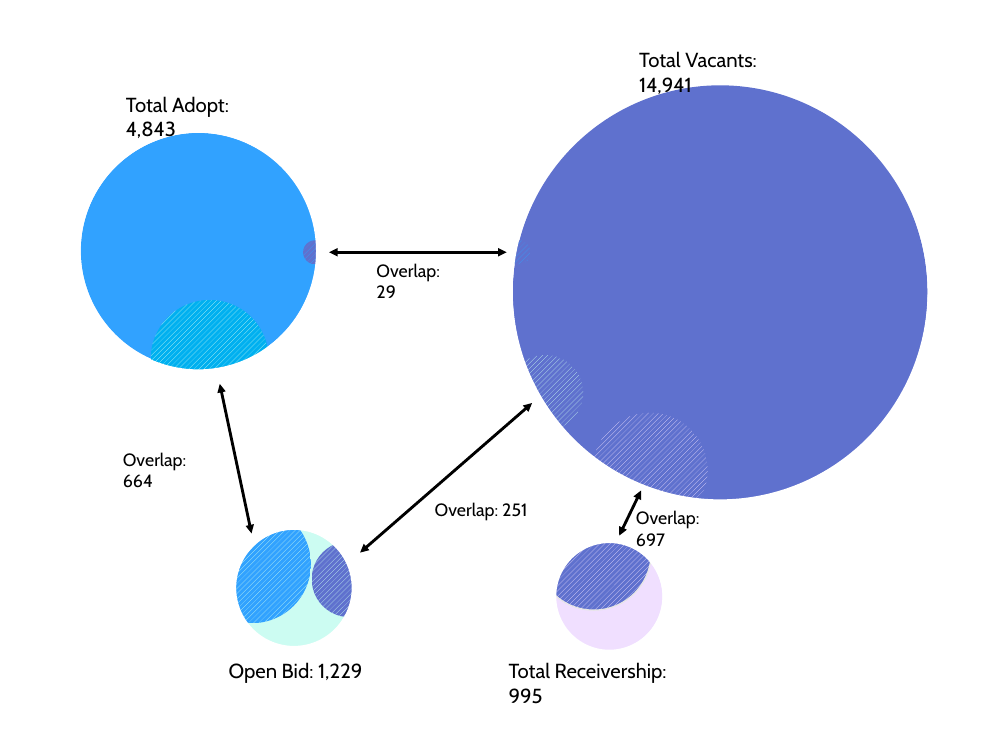
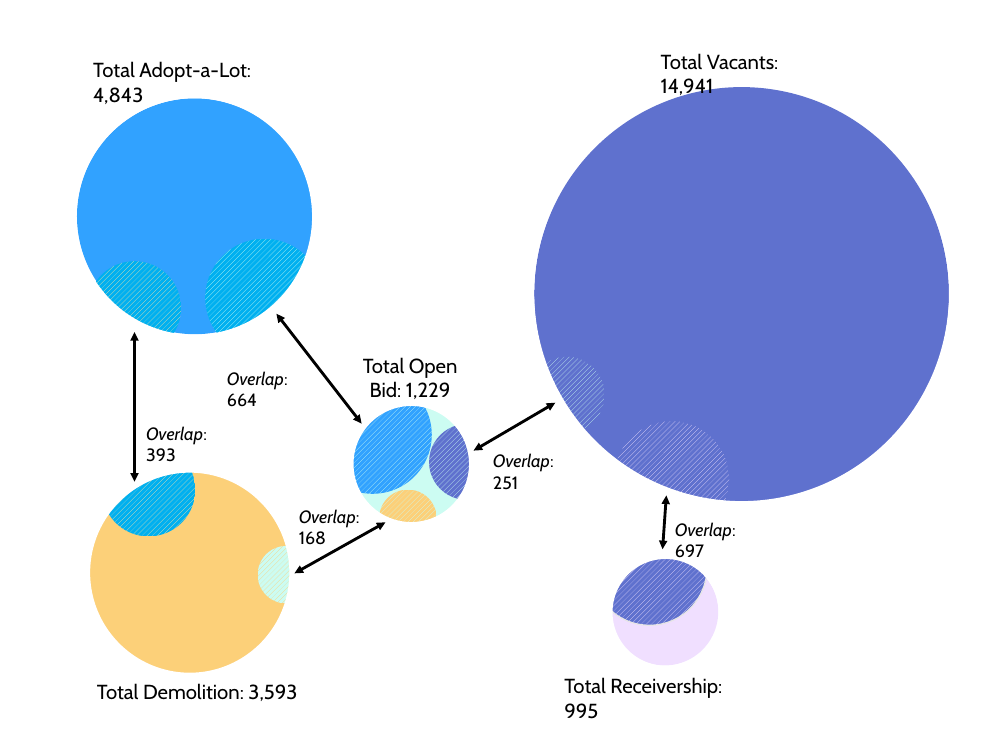
Before and after one commit to cgwathne/baltimore_vacant_policy_analysis, a slide deck: slide 1 of Program_Interactions.pptx. Drawn at 1008x733 pixels with LibreOffice and Linux fonts; fonts in the diff are those of the drawing. Boxes give left, top, right and bottom in pixels: in the first picture for what was removed or moved away, otherwise in the second. Text is boxed around its words. In the diff, an @@ line names an element or a change of style, - is before the commit and + after.

```diff
--- a/Program_Interactions.pptx
+++ b/Program_Interactions.pptx
@@ ellipse: place and size @@
-ellipse at <box>55,107,342,395</box>
+ellipse at <box>51,73,338,361</box>
@@ text at <box>93,61,251,104</box>: text changed @@
-Total Adopt: 4,843
+Total Adopt-a-Lot: 4,843
@@ ellipse: place and size @@
-ellipse at <box>81,133,316,368</box>
+ellipse at <box>77,98,312,334</box>
@@ ellipse: place and size @@
-ellipse at <box>150,300,268,418</box>
+ellipse at <box>205,239,323,357</box>
@@ group removed at <box>303,240,531,298</box>: 2 ellipses, 1 text, 1 double arrow @@
-Overlap: 29
@@ double arrow moved from (220, 384) - (252, 533) to (277, 313) - (362, 423) @@
@@ text at <box>363,357,458,399</box>: text changed @@
-Open Bid: 1,229
+Total Open Bid: 1,229
@@ 3 ellipses, 1 text: place and size @@
-3 ellipses, 1 text at <box>488,51,953,525</box>
+3 ellipses, 1 text at <box>509,53,974,527</box>
@@ italic on in "Overlap:" in 3 elements at <box>675,522,736,562</box>, <box>493,453,554,490</box>, <box>227,371,288,407</box> @@
@@ text "Overlap: 664": place and size @@
-text "Overlap: 664" at <box>123,452,187,488</box>
+text "Overlap: 664" at <box>227,371,288,407</box>
@@ ellipse: place and size @@
-ellipse at <box>192,505,311,623</box>
+ellipse at <box>313,376,432,494</box>
@@ ellipse: place and size @@
-ellipse at <box>211,505,378,672</box>
+ellipse at <box>328,380,495,547</box>
@@ ellipse: place and size @@
-ellipse at <box>234,529,352,647</box>
+ellipse at <box>351,405,469,523</box>
@@ double arrow moved from (532, 403) - (360, 553) to (555, 403) - (474, 451) @@
@@ ellipse: place and size @@
-ellipse at <box>312,542,388,618</box>
+ellipse at <box>429,424,505,500</box>
@@ text "Overlap: 251": place and size @@
-text "Overlap: 251" at <box>435,502,527,521</box>
+text "Overlap: 251" at <box>493,453,554,490</box>
@@ ellipse: place and size @@
-ellipse at <box>593,413,708,529</box>
+ellipse at <box>614,422,729,537</box>
@@ double arrow moved from (641, 490) - (619, 536) to (666, 496) - (663, 549) @@
@@ 3 ellipses, 1 text: place and size @@
-3 ellipses, 1 text at <box>509,495,690,704</box>
+3 ellipses, 1 text at <box>564,510,746,719</box>
@@ text "Overlap: 697": place and size @@
-text "Overlap: 697" at <box>636,510,700,551</box>
+text "Overlap: 697" at <box>675,522,736,562</box>
@@ group added at <box>65,261,437,701</box>: 6 ellipses, 3 texts, 2 double arrows @@
+Overlap: 393
+Overlap: 168
+Total Demolition: 3,593
```
Also in this commit, not shown: 1 slide added, 32 other files.
